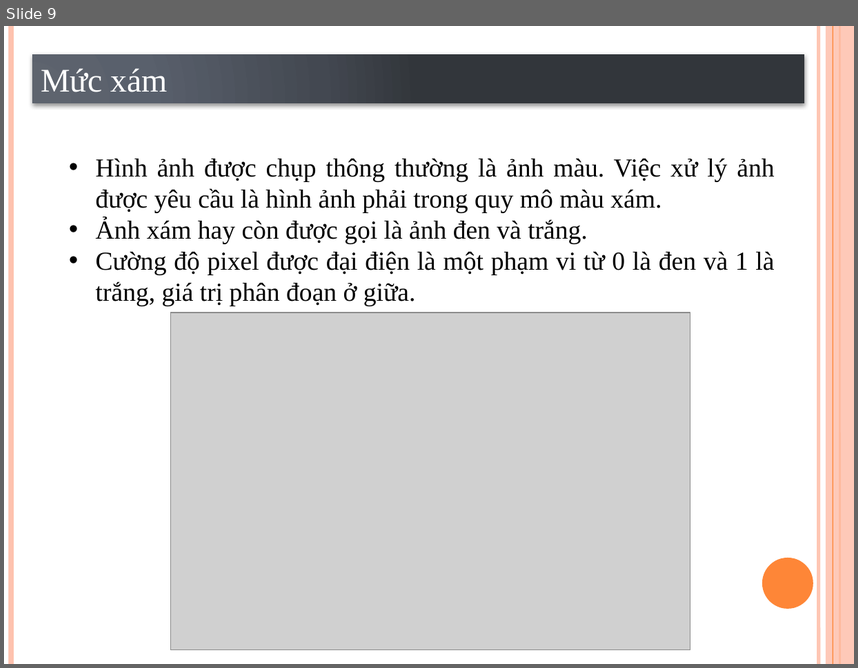
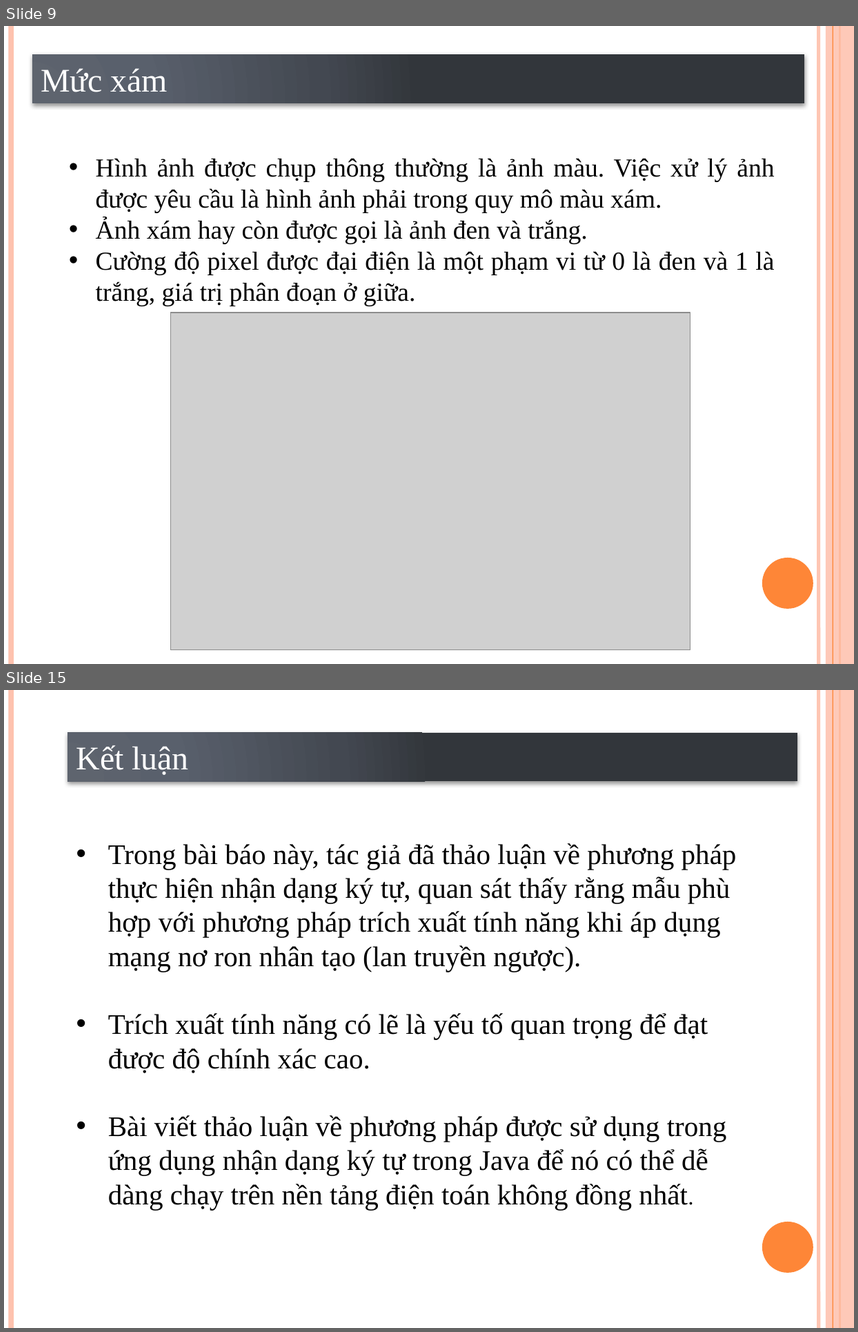
Before and after one commit to VoLeKhanhDuy/Xu_Ly_Anh, a slide deck: Optical character recognition using template matching.pptx. Shown one above the other, each under a label of ours: slide 9 before the commit, slides 9 and 15 after it; the slides between them are not shown. The pictures are 858x668 and 858x1332 pixels, drawn with LibreOffice and Linux fonts; fonts in the diff are those of the drawing; grey boxes stand for pictures. Boxes give left, top, right and bottom in pixels: in the first picture for what was removed or moved away, otherwise in the second. Text is boxed around its words. In the diff, an @@ line names an element or a change of style, - is before the commit and + after.

Commit message:
18-12

```diff
--- a/Optical character recognition using template matching.pptx
+++ b/Optical character recognition using template matching.pptx
@@ slide 15 added at [4,690,854,1328], background #FFFFFF; not listed: 6 template elements that a slide beside it also shows @@
@@ rectangle added at [67,733,797,781], fill gradient #5E656F to #5B616B to #444951 to #32363C, 28 pt, text #FFFFFF @@
+Kết luận
@@ text added at [108,843,737,1210], 24 pt, text #000000 @@
+• Trong bài báo này, tác giả đã thảo luận về phương pháp thực hiện nhận dạng ký tự, quan sát thấy rằng mẫu phù hợp với phương pháp trích xuất tính năng khi áp dụng mạng nơ ron nhân tạo (lan truyền ngược).
+• Trích xuất tính năng có lẽ là yếu tố quan trọng để đạt được độ chính xác cao.
+• Bài viết thảo luận về phương pháp được sử dụng trong ứng dụng nhận dạng ký tự trong Java để nó có thể dễ dàng chạy trên nền tảng điện toán không đồng nhất.
```
Also in this commit, not shown: 5 other slides added.
